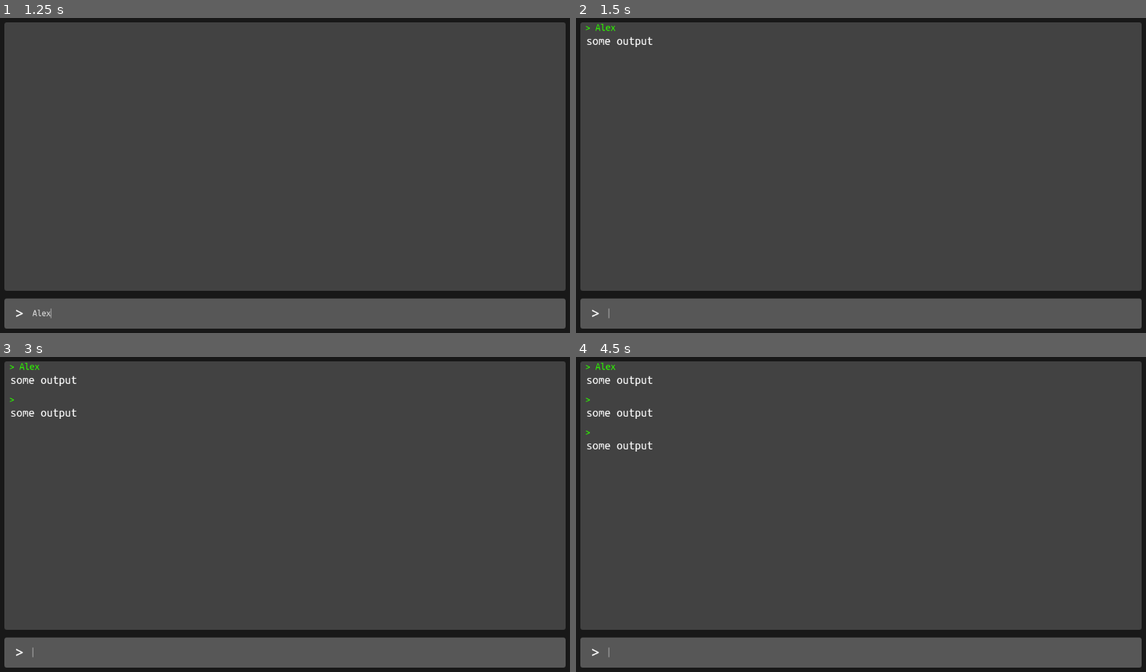
Above: before the commit, frames 1-4 (two rows, left to right).
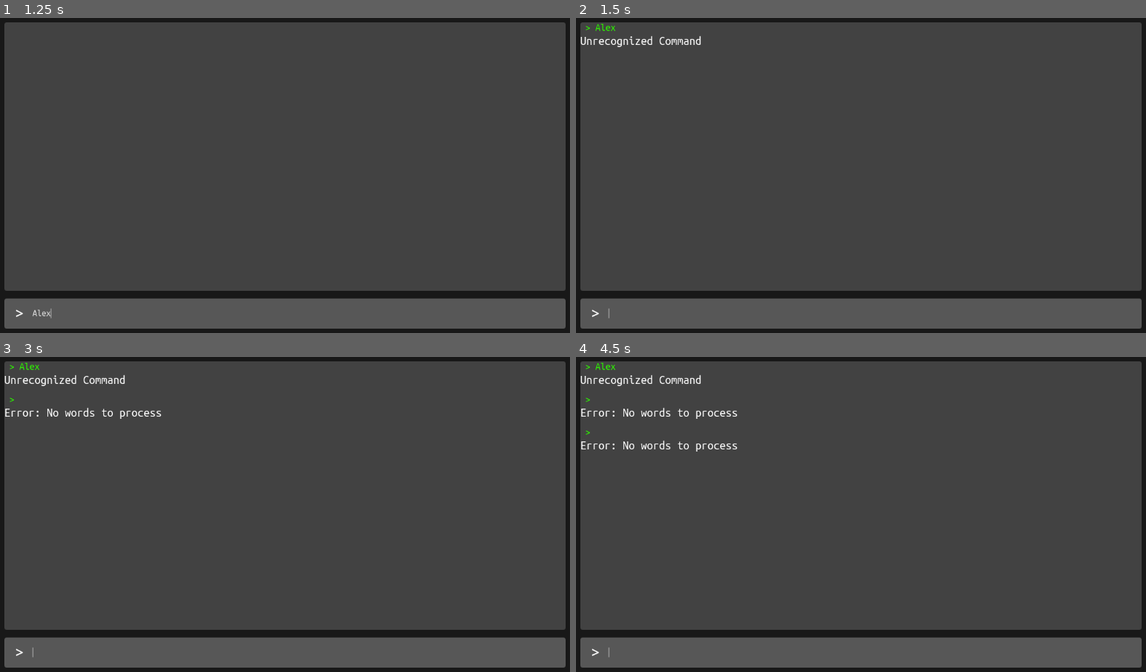
Above: after the commit, the same moments.

Repository: AkIszler/firstRPGGame
Game: Godot game, scene res://scenes/main_game.tscn
The game is run twice, just before and just after one commit, with the same random seed, the same clock (stepped at 60 frames per second) and the same inputs.
Inputs (mouse positions are in pixels of both pictures, inside the frame that each line leads up to):
- Up to frame 1 (1.25 s): click (296, 314) at 0.52 s; type "Alex" at 0.6 s
- Up to frame 2 (1.5 s): tap Enter at 1.25 s
- Up to frame 3 (3 s): tap Space at 2 s; tap Enter at 2.75 s
- Up to frame 4 (4.5 s): tap Space at 3.5 s; tap Enter at 4.25 s

Frame 1 is identical in both runs. In frame 2, 0.2% of the frame differs, in the area x 0-22%, y 5-10%; in frame 3, 0.5%; in frame 4, 0.8%, in the area x 0-29%, y 5-31%.

Commit message:
start Command processor

Diff:
--- a/scripts/CommandNode.gd
+++ b/scripts/CommandNode.gd
@@ -1,4 +1,33 @@
 extends Node
 
 func Process_Command(input: String):
-	return "some output"
+	var words = input.split(" ", false, 0)
+	if words.size() == 0:
+		return "Error: No words to process"
+	var firstWord = words[0].to_lower()
+
+	var secondWord = " "
+
+	if words.size() > 1:
+		secondWord = words[1].to_lower()
+
+	match firstWord:
+		"go":
+			return go(secondWord)
+
+		"help":
+			return help()
+
+		_: return "Unrecognized Command"
+
+
+
+
+func go(secondWord: String):
+	if secondWord == " ":
+		return "go where?"
+
+	return "you go %s" % secondWord
+
+func help():
+	return "help menu\nyou can use 'Go' to move\nyou can use 'Back' to go back"
--- a/scripts/main_game.gd
+++ b/scripts/main_game.gd
@@ -31,7 +31,7 @@
 		return # prevent empty input
 
 	var inputResponse = InputRespose.instantiate()
-	inputResponse.Set_Text(new_text, " " + response) #
+	inputResponse.Set_Text(new_text, response) #
 	history_rows.add_child(inputResponse)
 	keep_history_clear()
 
